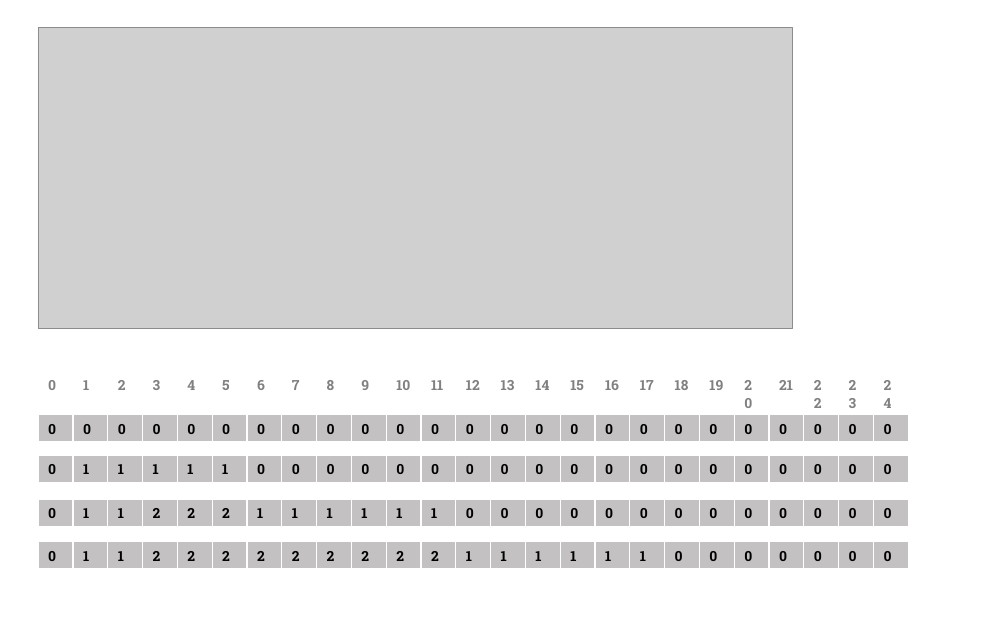
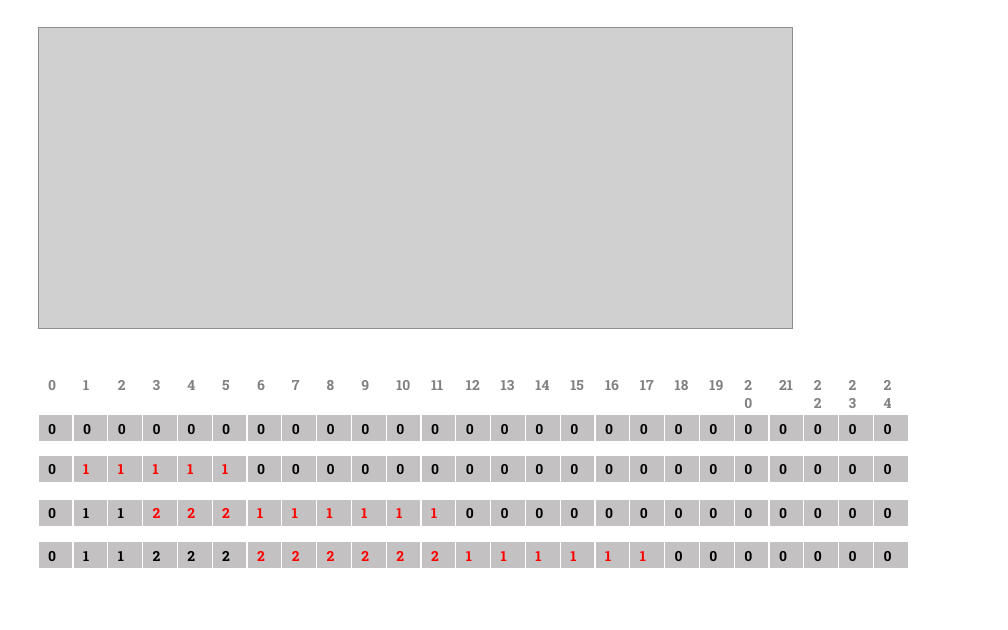
Before and after one commit to d823944/Python4Us, a slide deck: slide 9 of Slide_ITSA_Basics/ITSA Basics_16_20.pptx. Drawn at 1008x630 pixels with LibreOffice and Linux fonts; fonts in the diff are those of the drawing; grey boxes stand for pictures; background and template pictures are left out. Boxes give left, top, right and bottom in pixels: in the first picture for what was removed or moved away, otherwise in the second. Text is boxed around its words. In the diff, an @@ line names an element or a change of style, - is before the commit and + after.

```diff
--- a/Slide_ITSA_Basics/ITSA Basics_16_20.pptx
+++ b/Slide_ITSA_Basics/ITSA Basics_16_20.pptx
@@ table at box(38, 456, 920, 484) @@
@@ text colour #000000 to #FF0000 in "1", "1", "1", "1" and 1 more places @@
@@ table at box(38, 499, 920, 527) @@
@@ text colour #000000 to #FF0000 in "2", "2", "2", "1" and 5 more places @@
@@ table at box(38, 541, 920, 570) @@
@@ text colour #000000 to #FF0000 in "2", "2", "2", "2" and 8 more places @@
```
Also in this commit, not shown: 2 slides added, 2 slides removed.
